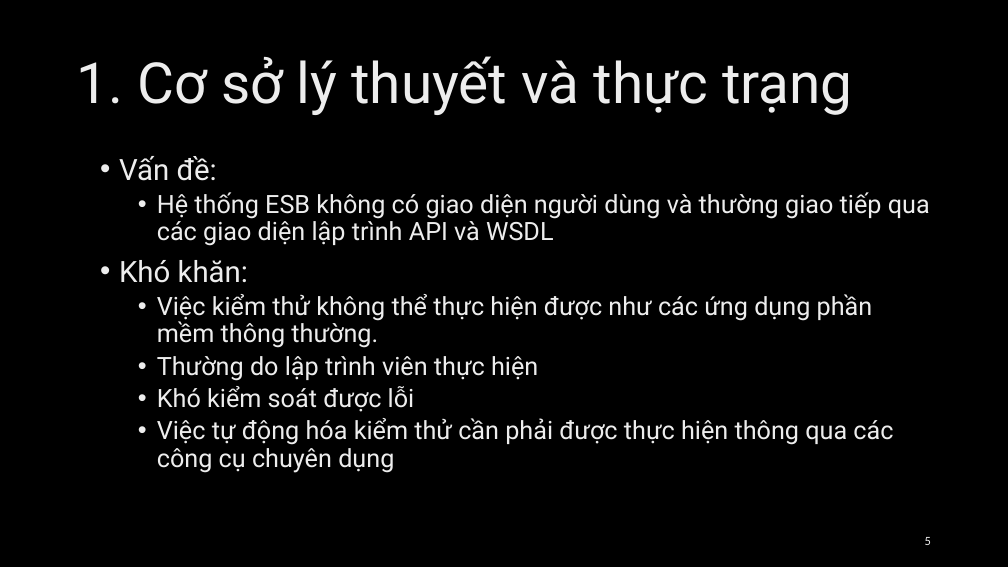
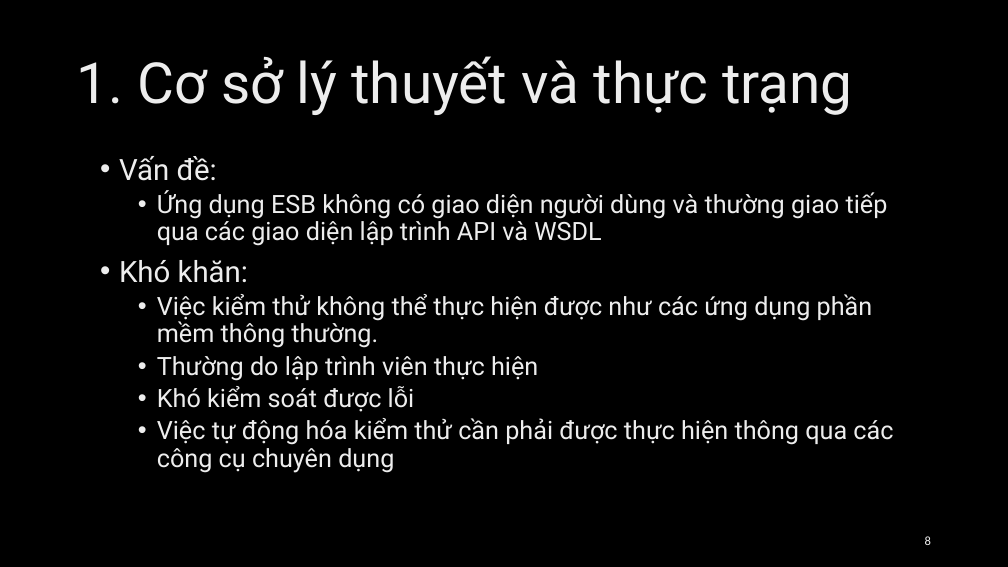
Before and after one commit to Loandt1/FuncTestGenerator, a slide deck: slide 8 of docs/Loandt_Presentation.pptx (slide 5 before the commit). Drawn at 1008x567 pixels with LibreOffice and Linux fonts; fonts in the diff are those of the drawing; background and template pictures are left out. Boxes give left, top, right and bottom in pixels: in the first picture for what was removed or moved away, otherwise in the second. Text is boxed around its words. In the diff, an @@ line names an element or a change of style, - is before the commit and + after.

```diff
--- a/docs/Loandt_Presentation.pptx
+++ b/docs/Loandt_Presentation.pptx
@@ text at box(157, 190, 888, 246): text changed @@
-  • Hệ thống ESB không có giao diện người dùng và thường giao tiếp qua các giao diện lập trình API và WSDL
+  • Ứng dụng ESB không có giao diện người dùng và thường giao tiếp qua các giao diện lập trình API và WSDL
@@ page number at box(925, 536, 931, 545): text changed @@
-5
+8
```
Also in this commit, not shown: 5 other slides changed, 13 slides added, 1 other file.
